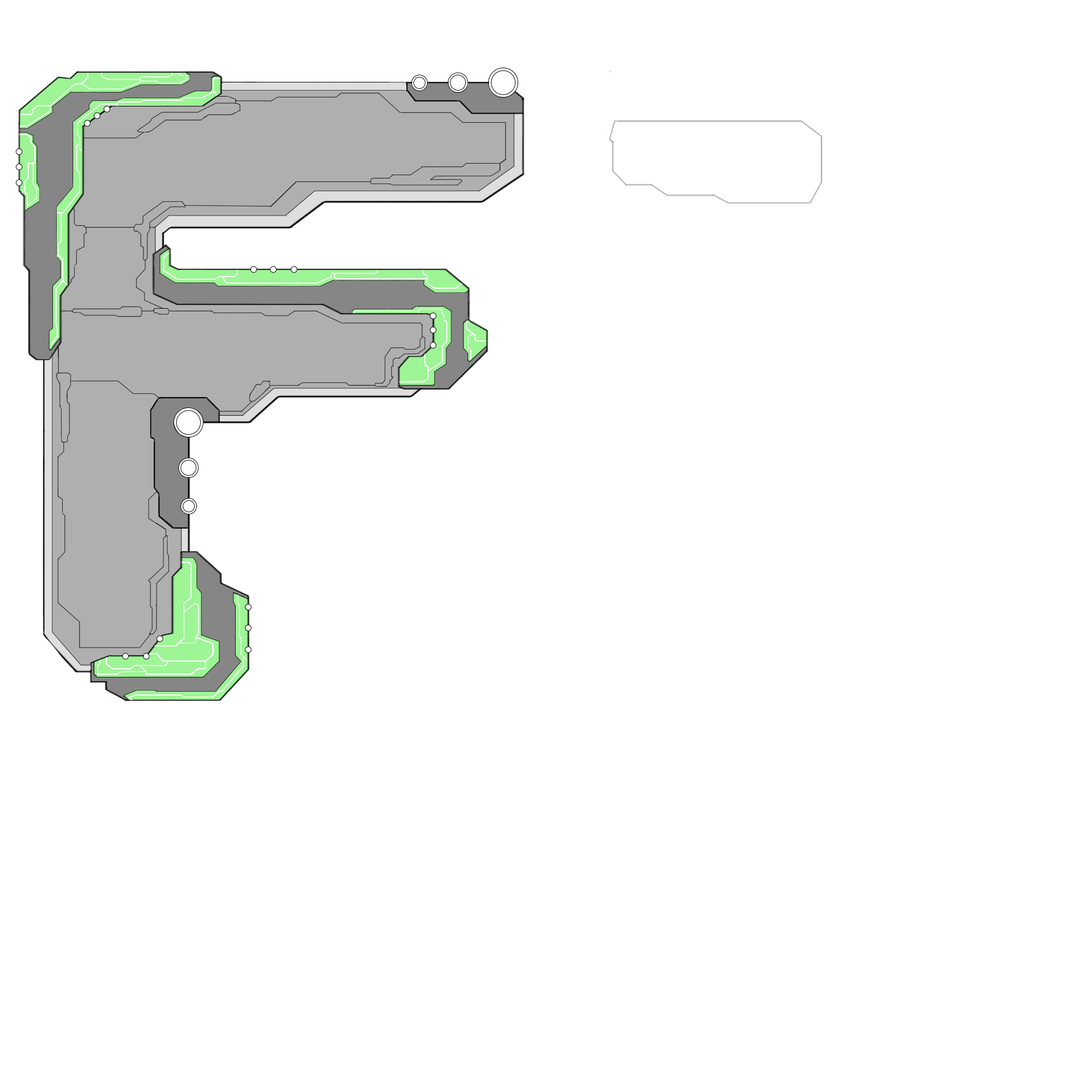
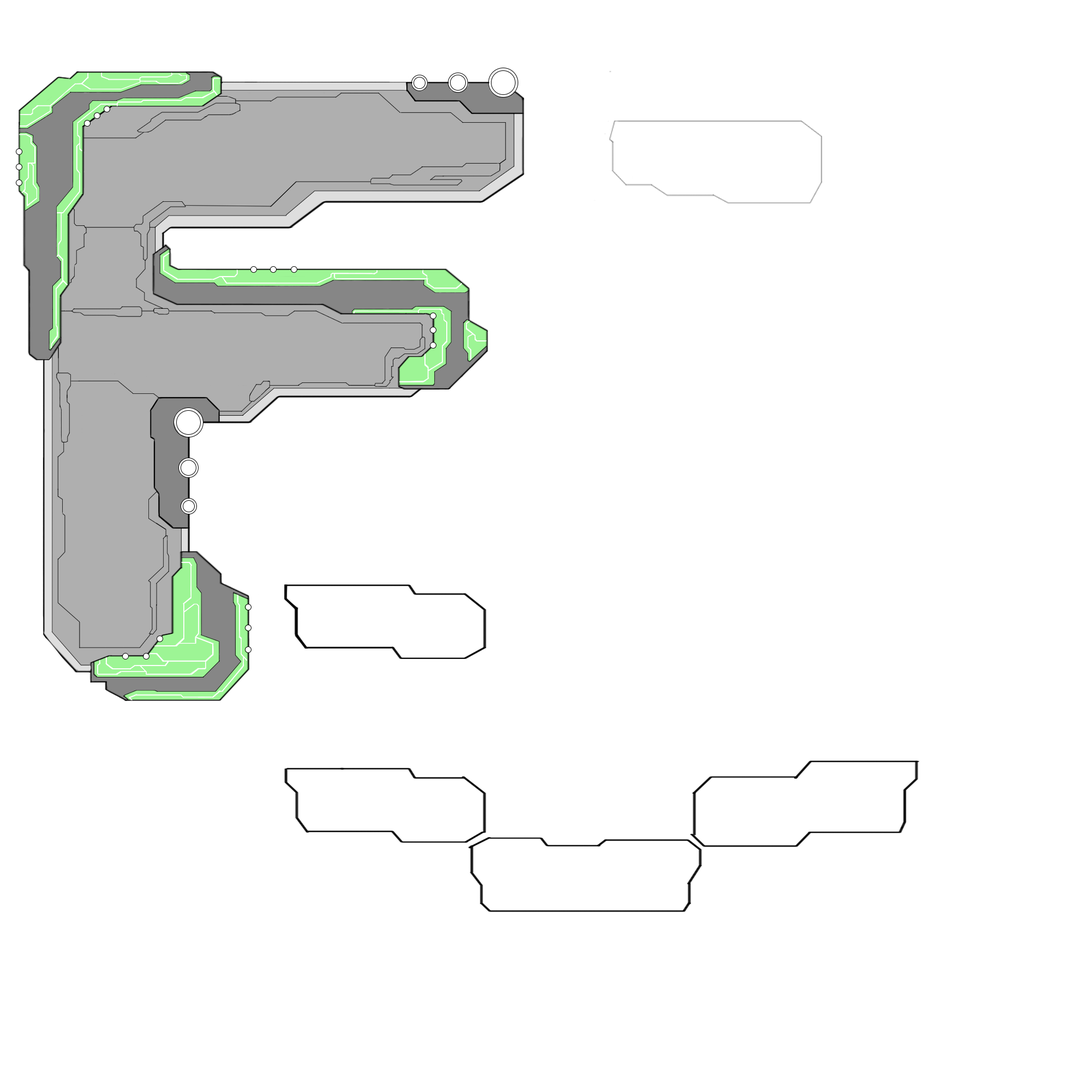
Two versions of the same layered image (1091×1091). Layer-by-layer changes:
added layer "Back button" above "Pause menu UI" over left=284, top=584, right=487, bottom=660
added layer "Pause menu UI" above "detail 01" over left=283, top=760, right=921, bottom=913
